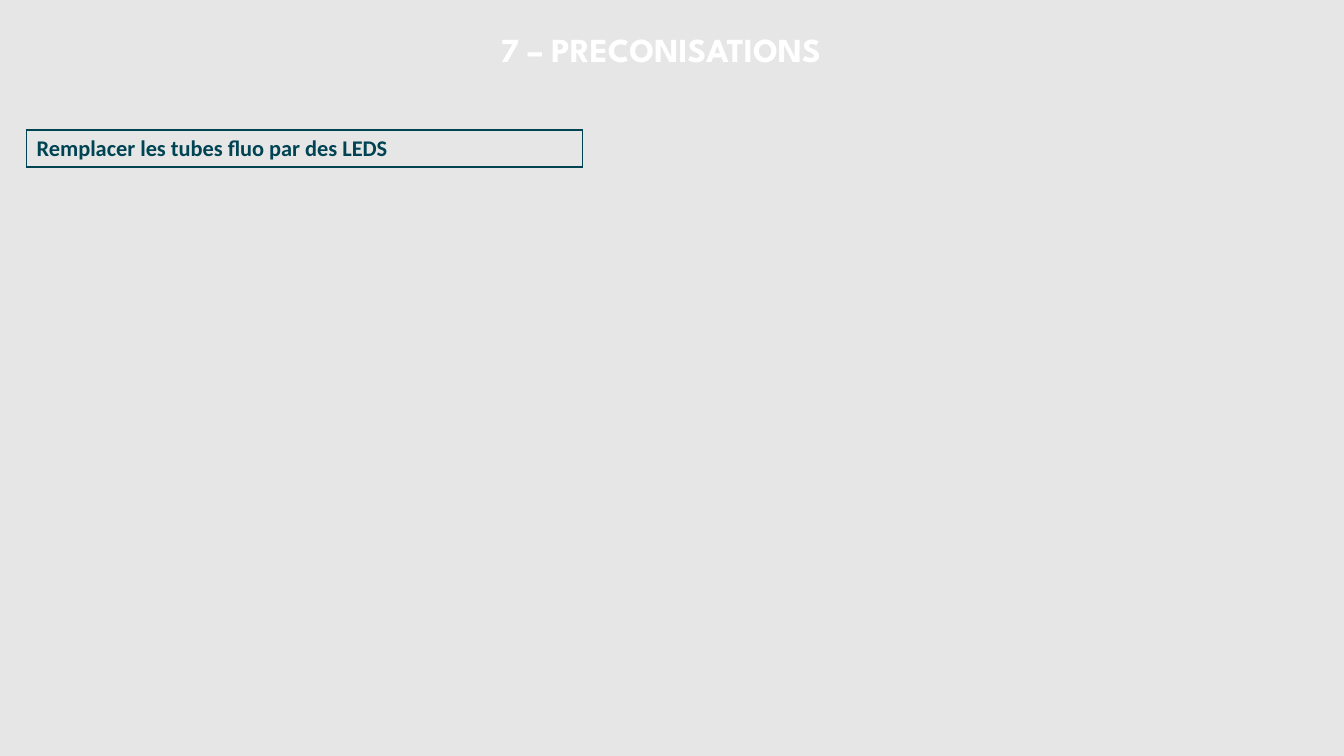
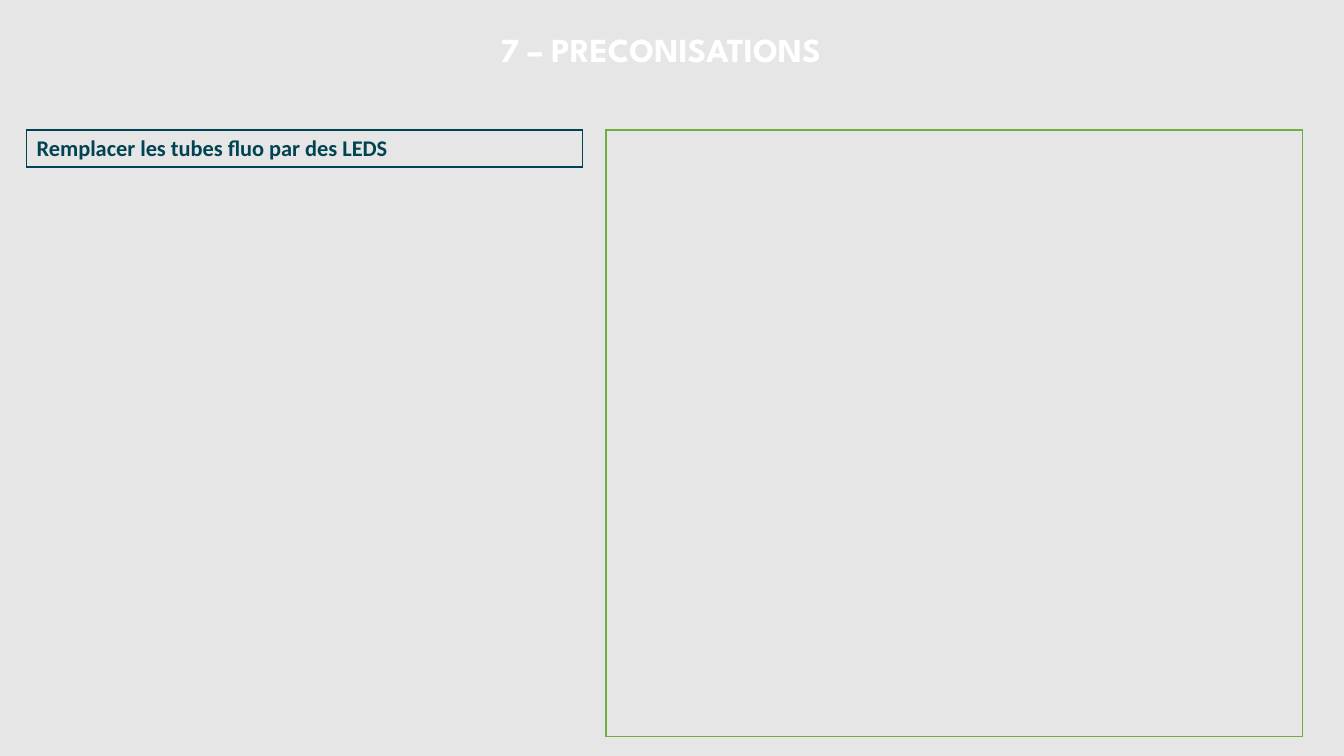
Before and after one commit to sigsieml/super-cep, a slide deck: slide 7 of app/src/main/assets/powerpointvierge.pptx. Drawn at 1344x756 pixels with LibreOffice and Linux fonts; fonts in the diff are those of the drawing; background and template pictures are left out. Boxes give left, top, right and bottom in pixels: in the first picture for what was removed or moved away, otherwise in the second. Text is boxed around its words. In the diff, an @@ line names an element or a change of style, - is before the commit and + after.

```diff
--- a/app/src/main/assets/powerpointvierge.pptx
+++ b/app/src/main/assets/powerpointvierge.pptx
@@ rectangle added at [606,130,1303,737], outline #70AD47 1 pt @@
```
Also in this commit, not shown: 4 other slides changed, 6 other files.
